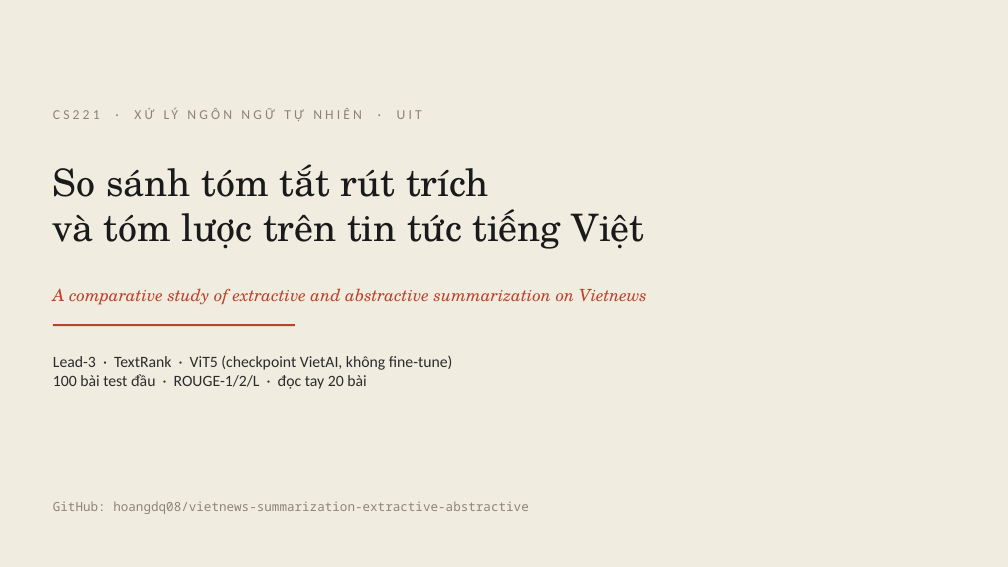
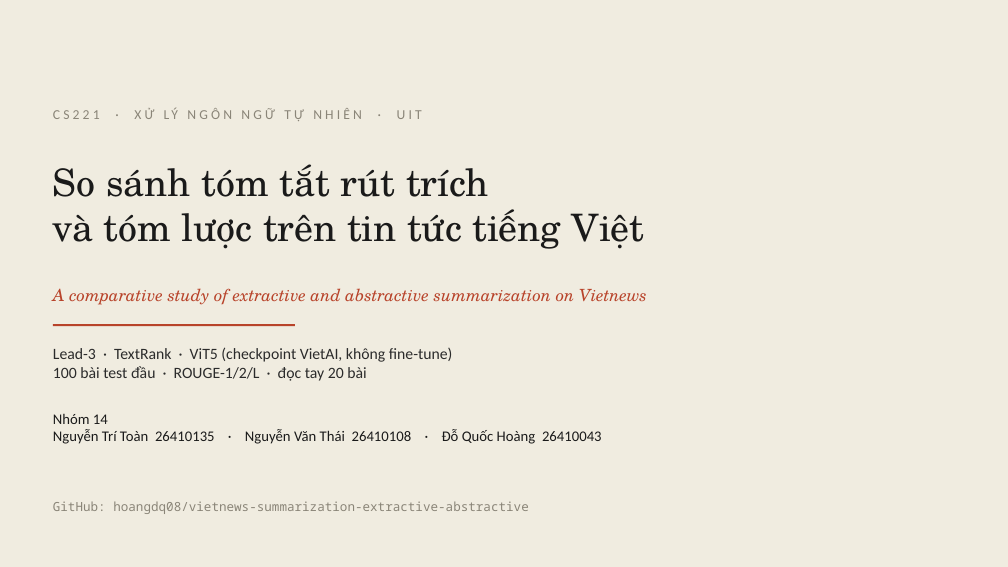
Before and after one commit to hoangdq08/uit-vietnews-summarization, a slide deck: slide 1 of slides/CS221-Vietnews-tom-tat.pptx. Drawn at 1008x567 pixels with LibreOffice and Linux fonts; fonts in the diff are those of the drawing. Boxes give left, top, right and bottom in pixels: in the first picture for what was removed or moved away, otherwise in the second. Text is boxed around its words. In the diff, an @@ line names an element or a change of style, - is before the commit and + after.

```diff
--- a/slides/CS221-Vietnews-tom-tat.pptx
+++ b/slides/CS221-Vietnews-tom-tat.pptx
@@ text "Lead-3 · TextRank · ViT5 ...": place and size @@
-text "Lead-3 · TextRank · ViT5 ..." at bbox=[53, 355, 453, 389]
+text "Lead-3 · TextRank · ViT5 ..." at bbox=[53, 347, 453, 381]
@@ text added at bbox=[53, 414, 602, 444], 14 pt, text #1A1A1A @@
+Nhóm 14
+Nguyễn Trí Toàn 26410135 · Nguyễn Văn Thái 26410108 · Đỗ Quốc Hoàng 26410043
```
Also in this commit, not shown: 2 other files.
